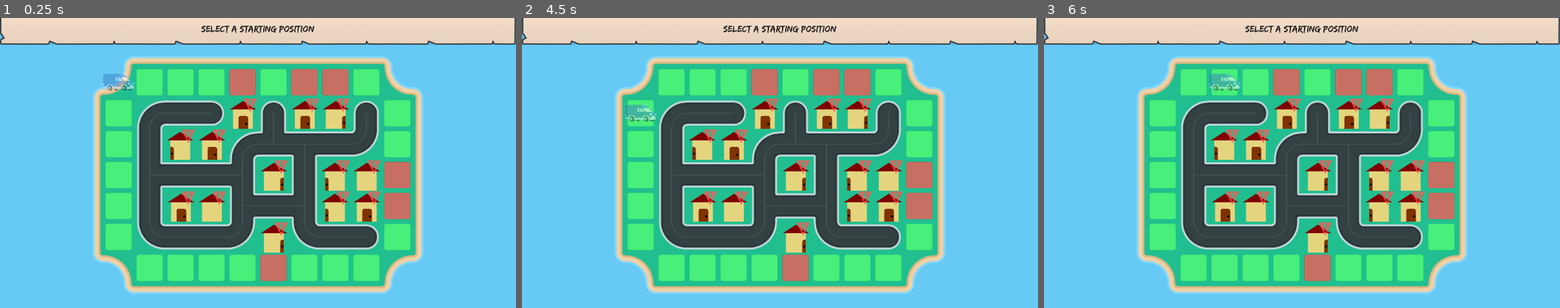
Above: before the commit, frames 1-3 (left to right).
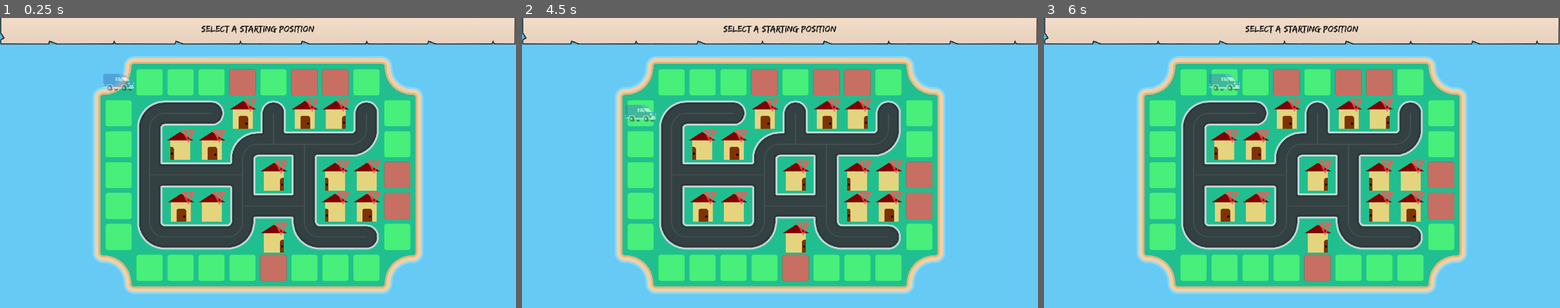
Above: after the commit, the same moments.

Repository: DamienKusters/gmtk2026jam
Game: Godot game, scene res://nodes/game.tscn
Same seed, same stepped clock (60 frames per second), same inputs: the game is played once before the commit and once after it. The engine's default icon, where the game draws it, is replaced by a stand-in: a white triangle on a blue panel in a dark square.
Inputs (mouse positions are in pixels of both pictures, inside the frame that each line leads up to):
- Up to frame 1 (0.25 s): no input
- Up to frame 2 (4.5 s): tap Enter at 0.5, 2, 3.5 s; move the mouse to (893, 148) at 0.52 s; hold D (right) 0.53-1.28 s; tap 1 (action1) at 0.6, 2.3, 2.85 s; tap 2 (action2) at 0.8, 1.35, 3.05, 3.6 s; tap Space at 1.25, 2.75, 4.25 s; move the mouse to (676, 177) at 1.27 s; hold S (down) 1.28-2.03 s; tap 3 (action3) at 1.55, 2.1, 3.8, 4.35 s; move the mouse to (831, 99) at 2.02 s; hold D (right) 2.03-2.78 s; move the mouse to (754, 221) at 2.77 s; hold W (up) 2.78-3.53 s; move the mouse to (934, 206) at 3.52 s; hold A (left) from 3.53 s (still down); move the mouse to (625, 119) at 4.27 s
- Up to frame 3 (6 s): tap 1 (action1) at 4.55, 5.85 s; move the mouse to (1327, 163) at 5.02 s; release A (left) at 5.03 s; hold S (down) 5.03-5.78 s; click (1327, 163) at 5.1 s; tap 2 (action2) at 5.3 s; move the mouse to (1224, 90) at 5.77 s; hold D (right) from 5.78 s (still down)

The runs differ from the first frame. In frame 1, 1.1% of the frame differs, in the area x 0-100%, y 2-94%; in frame 2, 1.1%; in frame 3, 1.1%.

Commit message:
chore: Start upgrade UI

Diff:
--- a/nodes/globals/globals.gd
+++ b/nodes/globals/globals.gd
@@ -1,9 +1,14 @@
 extends Node
 
 signal money_updated
+signal van_used_ability(van: Van, upgrade: UpgradeEnum)
 
 enum UpgradeEnum { BOY, PROPAGANDA, HELI }
-var upgrades: Dictionary[UpgradeEnum, int] = {}
+var upgrades: Dictionary[UpgradeEnum, int] = {
+	#UpgradeEnum.BOY: 1,
+	#UpgradeEnum.PROPAGANDA: 1,
+	#UpgradeEnum.HELI: 1,
+}
 
 var money := 0 :
 	set(value):
--- a/nodes/ui.gd
+++ b/nodes/ui.gd
@@ -46,6 +46,7 @@
 	%ProgressBar.visible = !_pregame
 	%CountDown.visible = !_pregame
 	%StartingPosLabel.visible = _pregame
+	$HBoxContainer/NinePatchBot.visible = !Globals.upgrades.is_empty()
 
 func game_over():
 	var money_reward = calculate_money_reward(tilemap.get_delivery_count())
--- a/nodes/ui/ui.tscn
+++ b/nodes/ui/ui.tscn
@@ -3,6 +3,7 @@
 [ext_resource type="Theme" uid="uid://0qsgw8vtpcqd" path="res://nodes/ui/theme.tres" id="1_ca23l"]
 [ext_resource type="Script" uid="uid://dy1goxrjdlqk4" path="res://nodes/ui.gd" id="2_ghrd6"]
 [ext_resource type="Texture2D" uid="uid://dxn7vme1dn7py" path="res://nodes/ui/BackgroundBar.png" id="3_ghrd6"]
+[ext_resource type="PackedScene" uid="uid://yk2vwv0w64pq" path="res://nodes/ui/upgrade_gameplay/upgrade_gameplay.tscn" id="4_25ph2"]
 [ext_resource type="Texture2D" uid="uid://cj6u7inoruik" path="res://nodes/ui/BackgroundSaveMenu.png" id="6_25ph2"]
 [ext_resource type="PackedScene" uid="uid://c0toqvexsdfl0" path="res://nodes/ui/popups/game_results/game_results.tscn" id="7_r0vx8"]
 [ext_resource type="PackedScene" uid="uid://b1jxwk4xj7hf" path="res://nodes/ui/popups/upgrades/upgrades.tscn" id="8_isqs7"]
@@ -22,6 +23,53 @@
 unique_name_in_owner = true
 wait_time = 3.0
 one_shot = true
+
+[node name="HBoxContainer" type="HBoxContainer" parent="." unique_id=279463978]
+layout_mode = 1
+anchors_preset = 12
+anchor_top = 1.0
+anchor_right = 1.0
+anchor_bottom = 1.0
+offset_top = -600.0
+grow_horizontal = 2
+grow_vertical = 0
+
+[node name="NinePatchBot" type="NinePatchRect" parent="HBoxContainer" unique_id=1209155163]
+custom_minimum_size = Vector2(250, 600)
+layout_mode = 2
+texture = ExtResource("3_ghrd6")
+region_rect = Rect2(74, 23, 483, 130)
+patch_margin_top = 33
+patch_margin_right = 20
+axis_stretch_horizontal = 2
+
+[node name="MarginContainer" type="MarginContainer" parent="HBoxContainer/NinePatchBot" unique_id=1922836987]
+layout_mode = 1
+anchors_preset = 15
+anchor_right = 1.0
+anchor_bottom = 1.0
+grow_horizontal = 2
+grow_vertical = 2
+theme_override_constants/margin_left = 30
+theme_override_constants/margin_top = 20
+theme_override_constants/margin_right = 30
+theme_override_constants/margin_bottom = 20
+
+[node name="HBoxContainer" type="VBoxContainer" parent="HBoxContainer/NinePatchBot/MarginContainer" unique_id=1308381523]
+layout_mode = 2
+theme_override_constants/separation = 30
+alignment = 1
+
+[node name="UpgradeGameplay" parent="HBoxContainer/NinePatchBot/MarginContainer/HBoxContainer" unique_id=1210663438 instance=ExtResource("4_25ph2")]
+layout_mode = 2
+
+[node name="UpgradeGameplay2" parent="HBoxContainer/NinePatchBot/MarginContainer/HBoxContainer" unique_id=999847952 instance=ExtResource("4_25ph2")]
+layout_mode = 2
+upgrade = 1
+
+[node name="UpgradeGameplay3" parent="HBoxContainer/NinePatchBot/MarginContainer/HBoxContainer" unique_id=1892321887 instance=ExtResource("4_25ph2")]
+layout_mode = 2
+upgrade = 2
 
 [node name="VBoxContainer" type="VBoxContainer" parent="." unique_id=109909364]
 layout_mode = 1
--- /dev/null
+++ b/nodes/ui/ui_input_atlas/one.tres
@@ -0,0 +1,7 @@
+[gd_resource type="AtlasTexture" format=3 uid="uid://s87xf1nyrucy"]
+
+[ext_resource type="Texture2D" uid="uid://dsbhqmufmjqx4" path="res://nodes/ui/tilemap_white_packed.png" id="1_3gkim"]
+
+[resource]
+atlas = ExtResource("1_3gkim")
+region = Rect2(272, 144, 16, 16)
--- /dev/null
+++ b/nodes/ui/ui_input_atlas/three.tres
@@ -0,0 +1,7 @@
+[gd_resource type="AtlasTexture" format=3 uid="uid://no6t38bvfan8"]
+
+[ext_resource type="Texture2D" uid="uid://dsbhqmufmjqx4" path="res://nodes/ui/tilemap_white_packed.png" id="1_eckj8"]
+
+[resource]
+atlas = ExtResource("1_eckj8")
+region = Rect2(304, 144, 16, 16)
--- /dev/null
+++ b/nodes/ui/ui_input_atlas/two.tres
@@ -0,0 +1,7 @@
+[gd_resource type="AtlasTexture" format=3 uid="uid://sbtseea0klvw"]
+
+[ext_resource type="Texture2D" uid="uid://dsbhqmufmjqx4" path="res://nodes/ui/tilemap_white_packed.png" id="1_6asn1"]
+
+[resource]
+atlas = ExtResource("1_6asn1")
+region = Rect2(288, 144, 16, 16)
--- /dev/null
+++ b/nodes/ui/upgrade_gameplay/upgrade_gameplay.gd
@@ -0,0 +1,41 @@
+extends TextureRect
+
+@export var upgrade: Globals.UpgradeEnum
+
+var uses := 0
+var toggled := false :
+	set(value):
+		toggled = value
+		$TextureRect.visible = value
+
+func _ready():
+	Globals.van_used_ability.connect(update_info)
+#	TODO run update_info when game starts
+	_initialize()
+
+func update_info(van: Van, _upgrade: Globals.UpgradeEnum):
+	if upgrade != _upgrade:
+		return
+	match (_upgrade):
+		Globals.UpgradeEnum.BOY:
+			pass # TODO
+		Globals.UpgradeEnum.PROPAGANDA:
+			pass # TODO
+		Globals.UpgradeEnum.HELI:
+			toggled = van.flying
+			$VBoxContainer2/Label.text = str(van.ascends - Globals.upgrades[Globals.UpgradeEnum.HELI])
+
+func _initialize():
+	match (upgrade):
+		Globals.UpgradeEnum.BOY:
+			texture = load("res://nodes/ui/popups/upgrades/boy.png")
+			$VBoxContainer2/TextureRect.texture = load("res://nodes/ui/ui_input_atlas/one.tres")
+			visible = Globals.upgrades.has(Globals.UpgradeEnum.BOY)
+		Globals.UpgradeEnum.PROPAGANDA:
+			texture = load("res://nodes/ui/popups/upgrades/propaganda.png")
+			$VBoxContainer2/TextureRect.texture = load("res://nodes/ui/ui_input_atlas/two.tres")
+			visible = Globals.upgrades.has(Globals.UpgradeEnum.PROPAGANDA)
+		Globals.UpgradeEnum.HELI:
+			texture = load("res://nodes/ui/popups/upgrades/helicopter.png")
+			$VBoxContainer2/TextureRect.texture = load("res://nodes/ui/ui_input_atlas/three.tres")
+			visible = Globals.upgrades.has(Globals.UpgradeEnum.HELI)
--- /dev/null
+++ b/nodes/ui/upgrade_gameplay/upgrade_gameplay.tscn
@@ -0,0 +1,96 @@
+[gd_scene format=3 uid="uid://yk2vwv0w64pq"]
+
+[ext_resource type="Texture2D" uid="uid://sgaaw2ftjep8" path="res://nodes/ui/popups/upgrades/helicopter.png" id="1_w1orj"]
+[ext_resource type="Texture2D" uid="uid://no6t38bvfan8" path="res://nodes/ui/ui_input_atlas/three.tres" id="2_8awro"]
+[ext_resource type="Script" uid="uid://buyolhmabu578" path="res://nodes/ui/upgrade_gameplay/upgrade_gameplay.gd" id="2_nlq3b"]
+[ext_resource type="Texture2D" uid="uid://b6fu03ig1jwkj" path="res://nodes/ui/upgrade_gameplay/active_rotator.png" id="3_nlq3b"]
+
+[sub_resource type="Animation" id="Animation_35jy7"]
+length = 0.001
+tracks/0/type = "value"
+tracks/0/imported = false
+tracks/0/enabled = true
+tracks/0/path = NodePath(".:rotation")
+tracks/0/interp = 1
+tracks/0/loop_wrap = true
+tracks/0/keys = {
+"times": PackedFloat32Array(0),
+"transitions": PackedFloat32Array(1),
+"update": 0,
+"values": [0.0]
+}
+
+[sub_resource type="Animation" id="Animation_4o06w"]
+resource_name = "rotate"
+loop_mode = 1
+tracks/0/type = "value"
+tracks/0/imported = false
+tracks/0/enabled = true
+tracks/0/path = NodePath(".:rotation")
+tracks/0/interp = 1
+tracks/0/loop_wrap = true
+tracks/0/keys = {
+"times": PackedFloat32Array(0, 1),
+"transitions": PackedFloat32Array(1, 1),
+"update": 0,
+"values": [0.0, 3.141592653589793]
+}
+
+[sub_resource type="AnimationLibrary" id="AnimationLibrary_72me6"]
+_data = {
+&"RESET": SubResource("Animation_35jy7"),
+&"rotate": SubResource("Animation_4o06w")
+}
+
+[node name="UpgradeGameplay" type="TextureRect" unique_id=1210663438]
+texture = ExtResource("1_w1orj")
+stretch_mode = 5
+script = ExtResource("2_nlq3b")
+
+[node name="TextureRect" type="TextureRect" parent="." unique_id=1493475540]
+visible = false
+show_behind_parent = true
+layout_mode = 1
+anchors_preset = 8
+anchor_left = 0.5
+anchor_top = 0.5
+anchor_right = 0.5
+anchor_bottom = 0.5
+offset_left = -64.0
+offset_top = -64.0
+offset_right = 64.0
+offset_bottom = 64.0
+grow_horizontal = 2
+grow_vertical = 2
+pivot_offset = Vector2(64, 64)
+texture = ExtResource("3_nlq3b")
+
+[node name="AnimationPlayer" type="AnimationPlayer" parent="TextureRect" unique_id=1738217599]
+libraries/ = SubResource("AnimationLibrary_72me6")
+autoplay = &"rotate"
+
+[node name="VBoxContainer2" type="VBoxContainer" parent="." unique_id=2020822426]
+layout_mode = 1
+anchors_preset = 15
+anchor_right = 1.0
+anchor_bottom = 1.0
+grow_horizontal = 2
+grow_vertical = 2
+
+[node name="Label" type="Label" parent="VBoxContainer2" unique_id=379800206]
+layout_mode = 2
+text = "0"
+horizontal_alignment = 2
+
+[node name="Padding" type="Control" parent="VBoxContainer2" unique_id=370418310]
+layout_mode = 2
+size_flags_vertical = 3
+
+[node name="TextureRect" type="TextureRect" parent="VBoxContainer2" unique_id=1503103896]
+self_modulate = Color(0, 0, 0, 1)
+custom_minimum_size = Vector2(0, 60)
+layout_mode = 2
+offset_transform_enabled = true
+offset_transform_position = Vector2(-20, 20)
+texture = ExtResource("2_8awro")
+stretch_mode = 4
--- a/nodes/van/van.gd
+++ b/nodes/van/van.gd
@@ -42,8 +42,10 @@
 			$Timer.start()
 			_on_timer_timeout()
 		if Input.is_action_just_pressed("action1") and Globals.upgrades.has(Globals.UpgradeEnum.BOY):
+			Globals.van_used_ability.emit(self, Globals.UpgradeEnum.BOY)
 			pass # TODO
 		if Input.is_action_just_pressed("action2") and Globals.upgrades.has(Globals.UpgradeEnum.PROPAGANDA):
+			Globals.van_used_ability.emit(Globals.UpgradeEnum.PROPAGANDA)
 			pass # TODO
 		if Input.is_action_just_pressed("action3") and Globals.upgrades.has(Globals.UpgradeEnum.HELI):
 			if flying == false:
@@ -55,6 +57,7 @@
 				var tile = get_next_tile()['tile']
 				if !tile["inaccessable"] and !tile["land_block"]:
 					flying = false
+			Globals.van_used_ability.emit(self, Globals.UpgradeEnum.HELI)
 
 func start(_tile_coords: Vector2i, _node_position: Vector2i):
 	location_normalized = _tile_coords
--- a/project.godot
+++ b/project.godot
@@ -83,6 +83,7 @@
 
 [rendering]
 
+textures/canvas_textures/default_texture_filter=0
 rendering_device/driver.windows="d3d12"
 renderer/rendering_method="gl_compatibility"
 renderer/rendering_method.mobile="gl_compatibility"
Binary file added: .branding/cover.png
Binary file changed: nodes/ui/popups/upgrades/helicopter.png
Binary file added: nodes/ui/tilemap_white_packed.png
Not shown, added: nodes/ui/tilemap_white_packed.png.import
Binary file added: nodes/ui/upgrade_gameplay/active_rotator.png
Not shown, added: nodes/ui/upgrade_gameplay/active_rotator.png.import
Not shown, added: nodes/ui/upgrade_gameplay/upgrade_gameplay.gd.uid
Not shown, added: .branding/cover.pdn
